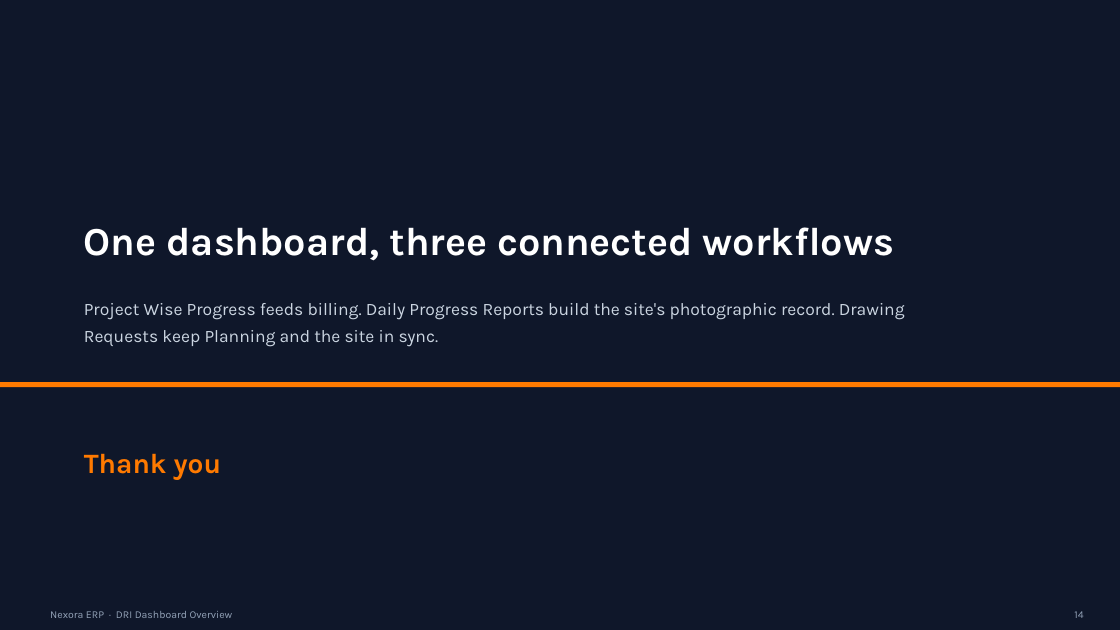
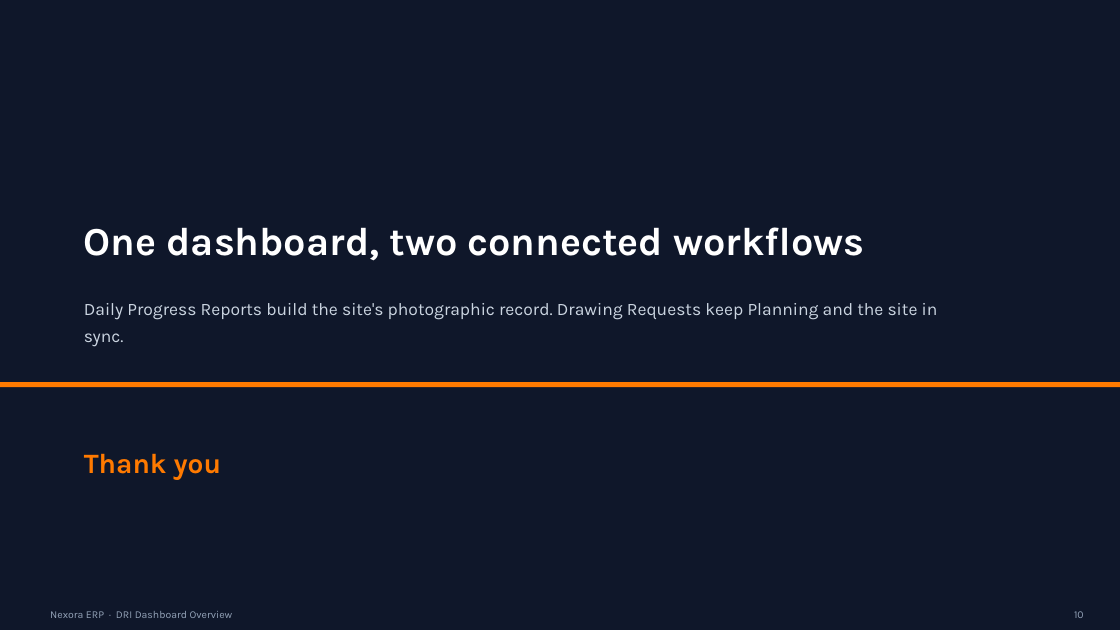
Before and after one commit to shipra-neoteric/VENDOR-BILLING-PORTAL, a slide deck: slide 12 of DRI_Dashboard_Overview.pptx (slide 14 before the commit). Drawn at 1120x630 pixels with LibreOffice and Linux fonts; fonts in the diff are those of the drawing. Boxes give left, top, right and bottom in pixels: in the first picture for what was removed or moved away, otherwise in the second. Text is boxed around its words. In the diff, an @@ line names an element or a change of style, - is before the commit and + after.

Commit message:
docs: remove Project Wise Progress section from DRI Dashboard Overview deck
Trims the deck to the two features still being covered (Daily Progress
Report, Drawing Requests), renumbering both sections and the closing
slide accordingly.

```diff
--- a/DRI_Dashboard_Overview.pptx
+++ b/DRI_Dashboard_Overview.pptx
@@ text at (x1=84, y1=227, x2=864, y2=261): text changed @@
-One dashboard, three connected workflows
+One dashboard, two connected workflows
@@ text at (x1=84, y1=303, x2=938, y2=347): text changed @@
-Project Wise Progress feeds billing. Daily Progress Reports build the site's photographic record. Drawing Requests keep Planning and the site in sync.
+Daily Progress Reports build the site's photographic record. Drawing Requests keep Planning and the site in sync.
@@ text at (x1=1074, y1=611, x2=1084, y2=618): text changed @@
-14
+10
```
Also in this commit, not shown: 11 other slides changed, 2 slides removed.
